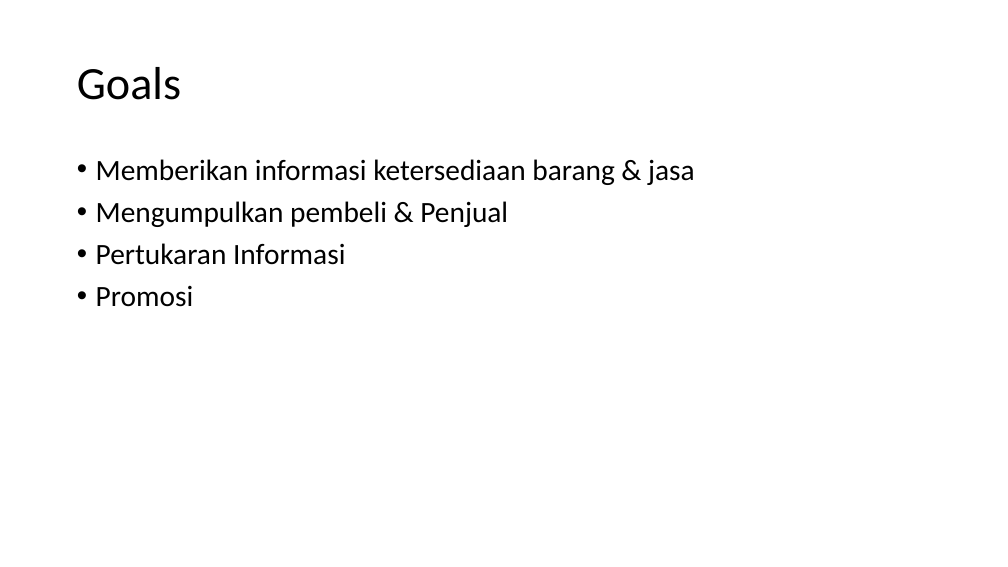
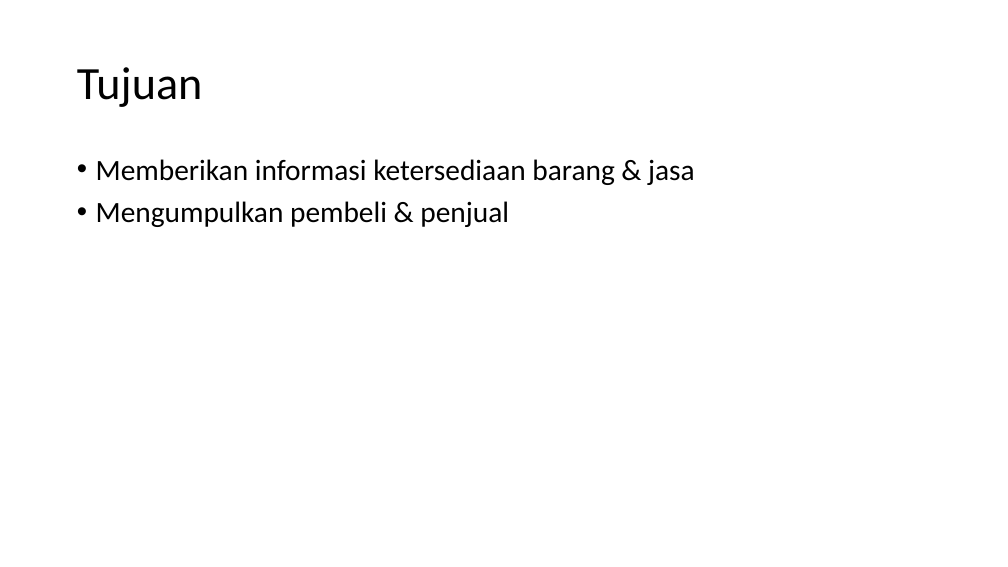
Before and after one commit to pierrekatuhe/WTB, a slide deck: slide 6 of New folder/Presentation.pptx. Drawn at 1008x567 pixels with LibreOffice and Linux fonts; fonts in the diff are those of the drawing. Boxes give left, top, right and bottom in pixels: in the first picture for what was removed or moved away, otherwise in the second. Text is boxed around its words. In the diff, an @@ line names an element or a change of style, - is before the commit and + after.

```diff
--- a/New folder/Presentation.pptx
+++ b/New folder/Presentation.pptx
@@ title at box(77, 67, 203, 107): text changed @@
-Goals
+Tujuan
@@ text at box(96, 201, 509, 227): text changed @@
-• Mengumpulkan pembeli & Penjual
-• Pertukaran Informasi
-• Promosi
+• Mengumpulkan pembeli & penjual
```
Also in this commit, not shown: 10 other slides changed, 5 slides added, 1 slide removed, 4 other files.
